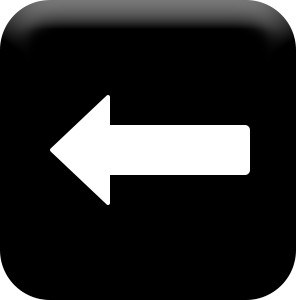
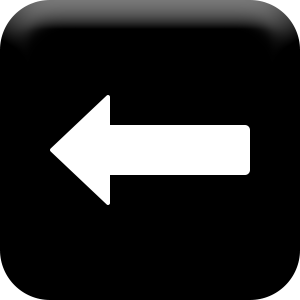
Layer changes from the first 300px x 300px image to the second:
painted on "Rectangle 1" over <box>28,0,300,300</box>
